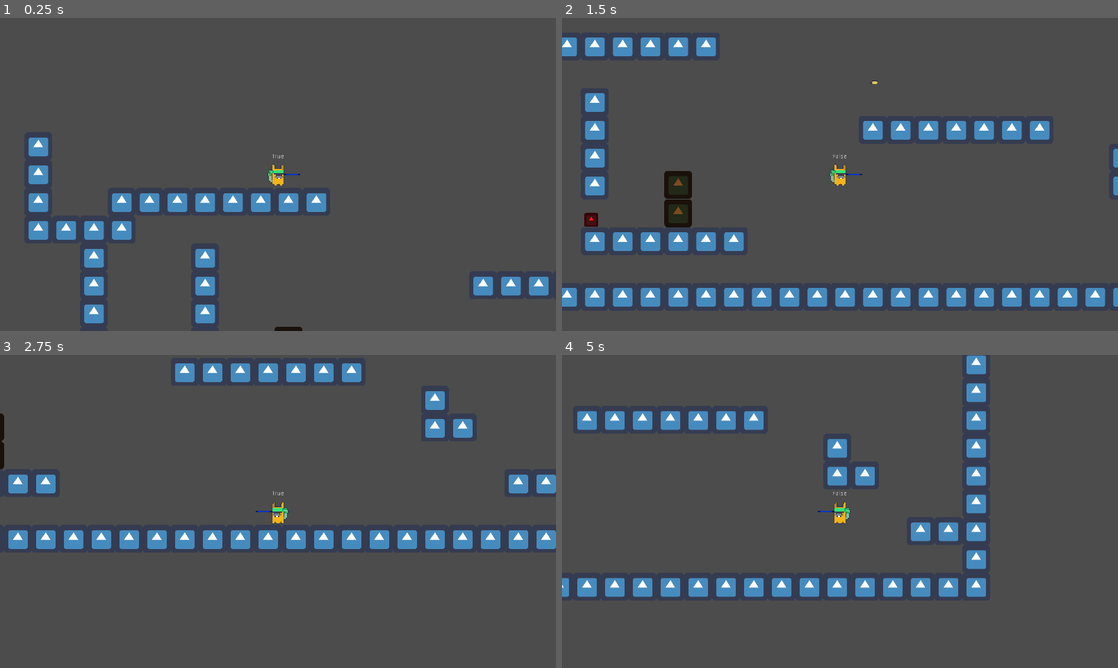
Above: before the commit, frames 1-4 (two rows, left to right).
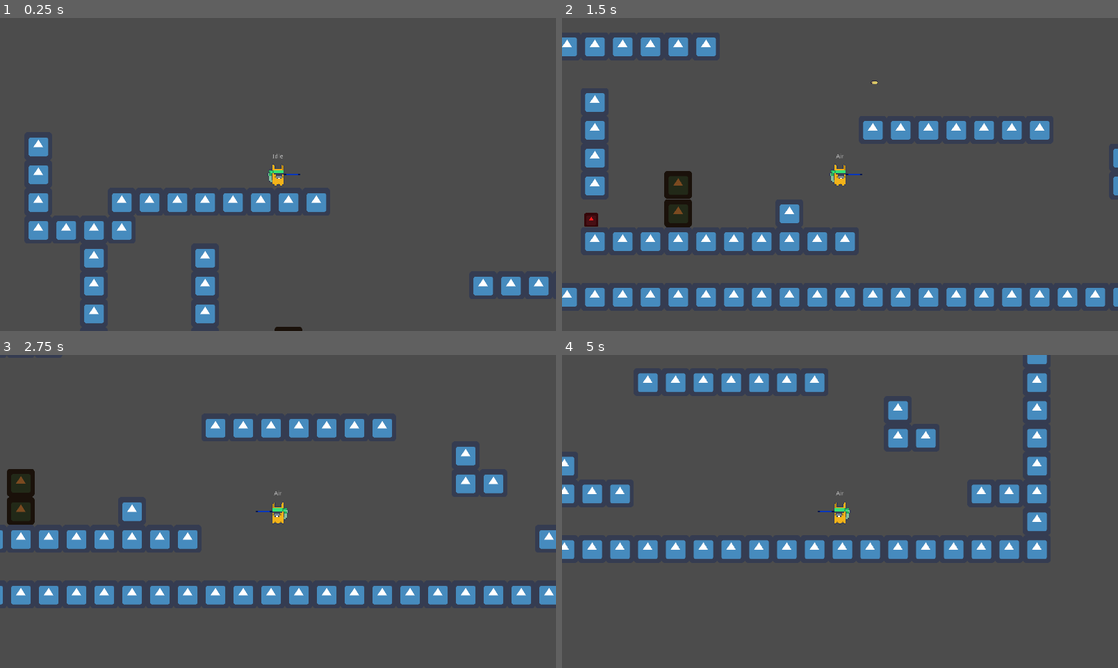
Above: after the commit, the same moments.

Repository: fruitdude/godot-metroidvania
Game: Godot game, scene res://src/main/Main.tscn
Same seed, same stepped clock (60 frames per second), same inputs: the game is played once before the commit and once after it. The engine's default icon, where the game draws it, is replaced by a stand-in: a white triangle on a blue panel in a dark square.
Inputs (mouse positions are in pixels of both pictures, inside the frame that each line leads up to):
- Up to frame 1 (0.25 s): no input
- Up to frame 2 (1.5 s): move the mouse to (962, 158) at 0.52 s; hold D (move_right) from 0.53 s (still down); tap Space (jump) at 0.6, 0.77, 1.07 s; move the mouse to (728, 190) at 1.27 s; click (728, 190) at 1.35 s
- Up to frame 3 (2.75 s): tap Space (jump) at 1.52, 1.55, 1.82, 2.3 s; move the mouse to (333, 442) at 2.02 s; release D (move_right) at 2.03 s; hold A (move_left) from 2.03 s (still down); hold Shift (stay_stationary) from 2.03 s (still down)
- Up to frame 4 (5 s): move the mouse to (812, 574) at 2.77 s; release A (move_left) at 2.78 s; release Shift (stay_stationary) at 2.78 s; hold D (move_right) 2.78-4.28 s; tap Space (jump) at 2.85, 3.02, 3.32, 3.77, 3.8, 4.07, 4.52, 4.55, 4.82 s; move the mouse to (1006, 558) at 3.52 s; press the mouse at (1006, 558) at 3.53 s; move the mouse to (673, 464) at 4.27 s; release the mouse at (673, 464) at 4.28 s; hold A (move_left) from 4.28 s (still down); tap Shift (stay_stationary) at 4.35 s

The runs differ from the first frame. In frame 1, less than 0.1% of the frame differs, in the area x 49-51%, y 43-45%; in frame 2, 1.1%; in frame 3, 13%; in frame 4, 16%, in the area x 0-88%, y 0-78%.

Commit message:
fixed box - player interaction

Diff:
--- a/project.godot
+++ b/project.godot
@@ -53,6 +53,10 @@
 config/name="Metroidvania"
 run/main_scene="res://src/main/Main.tscn"
 config/icon="res://icon.png"
+
+[autoload]
+
+GameEvents="*res://src/singletons/GameEvents.gd"
 
 [display]
 
--- a/src/destructibles/box/Box.gd
+++ b/src/destructibles/box/Box.gd
@@ -8,6 +8,7 @@
 
 var hit_points := 3.0
 var can_respawn := true
+var is_on_box := false
 
 
 func _on_Area2D_area_entered(_area: Area2D) -> void:
@@ -15,6 +16,8 @@
 	hit_points -= 1.0
 
 	if hit_points <= 0.0:
+		if is_on_box:
+			GameEvents.emit_signal("box_destroyed")
 		_disable_sprite_and_collisions()
 		timer.start(2.2)
 
@@ -46,3 +49,11 @@
 func _on_RespawnCollision_body_exited(_body: Node):
 	can_respawn = true
 	timer.start(0.5)
+
+
+func _on_OnBoxArea_body_entered(_body: Node):
+	is_on_box = true
+
+
+func _on_OnBoxArea_body_exited(_body: Node):
+	is_on_box = false
--- a/src/destructibles/box/Box.tscn
+++ b/src/destructibles/box/Box.tscn
@@ -8,6 +8,9 @@
 
 [sub_resource type="RectangleShape2D" id=3]
 extents = Vector2( 32, 32 )
+
+[sub_resource type="RectangleShape2D" id=4]
+extents = Vector2( 32, 4 )
 
 [sub_resource type="RectangleShape2D" id=2]
 extents = Vector2( 32, 32 )
@@ -19,7 +22,7 @@
 timer = NodePath("Timer")
 sprite = NodePath("Sprite")
 collision = NodePath("BoxCollision")
-area_collision = NodePath("Hurtbox/CollisionShape2D")
+area_collision = NodePath("HurtboxArea/CollisionShape2D")
 
 [node name="Sprite" type="Sprite" parent="."]
 self_modulate = Color( 0.486275, 0.294118, 0.129412, 1 )
@@ -28,24 +31,33 @@
 [node name="BoxCollision" type="CollisionShape2D" parent="."]
 shape = SubResource( 1 )
 
-[node name="RespawnCollision" type="Area2D" parent="."]
+[node name="InBoxArea" type="Area2D" parent="."]
 collision_layer = 0
 
-[node name="CollisionShape2D" type="CollisionShape2D" parent="RespawnCollision"]
+[node name="CollisionShape2D" type="CollisionShape2D" parent="InBoxArea"]
 shape = SubResource( 3 )
 
-[node name="Hurtbox" type="Area2D" parent="."]
+[node name="OnBoxArea" type="Area2D" parent="."]
+collision_layer = 0
+
+[node name="CollisionShape2D" type="CollisionShape2D" parent="OnBoxArea"]
+position = Vector2( 0, -36 )
+shape = SubResource( 4 )
+
+[node name="HurtboxArea" type="Area2D" parent="."]
 collision_layer = 8
 collision_mask = 16
 
-[node name="CollisionShape2D" type="CollisionShape2D" parent="Hurtbox"]
+[node name="CollisionShape2D" type="CollisionShape2D" parent="HurtboxArea"]
 self_modulate = Color( 1, 0, 0, 1 )
 shape = SubResource( 2 )
 
 [node name="Timer" type="Timer" parent="."]
 one_shot = true
 
-[connection signal="body_entered" from="RespawnCollision" to="." method="_on_RespawnCollision_body_entered"]
-[connection signal="body_exited" from="RespawnCollision" to="." method="_on_RespawnCollision_body_exited"]
-[connection signal="area_entered" from="Hurtbox" to="." method="_on_Area2D_area_entered"]
+[connection signal="body_entered" from="InBoxArea" to="." method="_on_RespawnCollision_body_entered"]
+[connection signal="body_exited" from="InBoxArea" to="." method="_on_RespawnCollision_body_exited"]
+[connection signal="body_entered" from="OnBoxArea" to="." method="_on_OnBoxArea_body_entered"]
+[connection signal="body_exited" from="OnBoxArea" to="." method="_on_OnBoxArea_body_exited"]
+[connection signal="area_entered" from="HurtboxArea" to="." method="_on_Area2D_area_entered"]
 [connection signal="timeout" from="Timer" to="." method="_on_Timer_timeout"]
--- a/src/main/Main.tscn
+++ b/src/main/Main.tscn
@@ -41,7 +41,7 @@
 collision_layer = 2
 collision_mask = 29
 format = 1
-tile_data = PoolIntArray( -196590, 0, 0, -196589, 0, 0, -196 …(647 unchanged characters)… , 0, 0, 327708, 0, 0, 393216, 0, 0, 393244, 0, 0, 458752, 0, 0, 458756, 0, 0, 458757, 0, 0, 458758, 0, 0, 458759, 0, 0, 458760, 0, 0, 458761, 0, 0, 458778, 0, 0, 458779, 0, 0, 4587 …(444 unchanged characters)…
+tile_data = PoolIntArray( -196590, 0, 0, -196589, 0, 0, -196 …(647 unchanged characters)… , 0, 0, 327708, 0, 0, 393216, 0, 0, 393227, 0, 0, 393244, 0, 0, 458752, 0, 0, 458756, 0, 0, 458757, 0, 0, 458758, 0, 0, 458759, 0, 0, 458760, 0, 0, 458761, 0, 0, 458762, 0, 0, 458763, 0, 0, 458764, 0, 0, 458765, 0, 0, 458778, 0, 0, 458779, 0, 0, 4587 …(444 unchanged characters)…
 
 [node name="Player" type="Node2D" parent="."]
 position = Vector2( 456, -48 )
--- a/src/player/Player.gd
+++ b/src/player/Player.gd
@@ -6,6 +6,7 @@
 export var crouch_speed := 150.0
 export var gravity := 3500.0
 export var jump_impulse := 1200.0
+export var small_jump_impulse := 150.0
 
 var velocity : Vector2
 
@@ -18,5 +19,6 @@
 	$AnimationPlayer.play("idle")
 
 
+
 func _process(_delta: float) -> void:
-	label.text = str(is_on_floor())
+	label.text = fsm.state.name
--- a/src/player/states/Air.gd
+++ b/src/player/states/Air.gd
@@ -5,6 +5,8 @@
 func enter(msg := {}) -> void:
 	if msg.has("do_jump"):
 		player.velocity.y = -player.jump_impulse
+	elif msg.has("do_small_jump"):
+		player.velocity.y = -player.small_jump_impulse
 
 
 func update(_delta: float) -> void:
--- a/src/player/states/Idle.gd
+++ b/src/player/states/Idle.gd
@@ -1,10 +1,16 @@
 # Idle.gd
 extends PlayerState
+
+
+func _ready():
+	GameEvents.connect("box_destroyed", self, "_on_box_destroyed")
+
 
 # Upon entering the state, we set the Player node's velocity to zero.
 func enter(_msg := {}) -> void:
 	# We must declare all the properties we access through `owner` in the `Player.gd` script.
 	owner.velocity = Vector2.ZERO
+
 
 
 func update(_delta: float) -> void:
@@ -32,3 +38,8 @@
 		state_machine.transition_to("Air", {do_jump = true})
 	elif Input.is_action_pressed("stay_stationary") and Input.is_action_just_pressed("jump"):
 		state_machine.transition_to("Air", {do_jump = true})
+
+
+func _on_box_destroyed() -> void:
+	if player.is_on_floor():
+		state_machine.transition_to("Air", {do_small_jump = true})
--- /dev/null
+++ b/src/singletons/GameEvents.gd
@@ -0,0 +1,4 @@
+extends Node
+
+
+signal box_destroyed
Not shown: 1 places in src/destructibles/box/Box.tscn that only renumber resources
